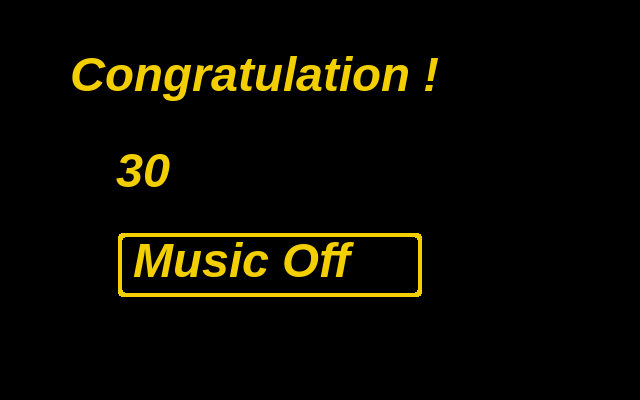
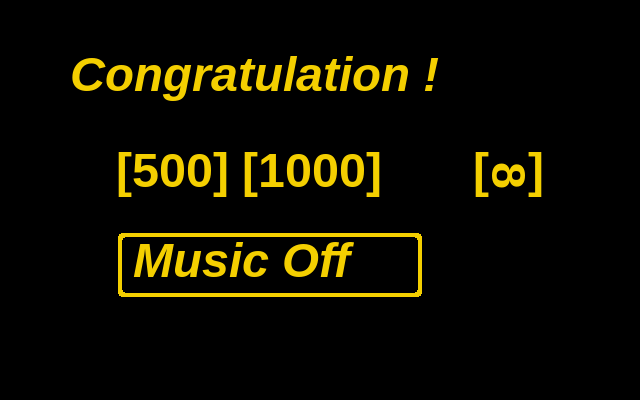
Comparing the layer stacks of the two (640, 400) images. Changes:
renamed "30" to "[500] [1000] [ ]", painted on it over [116, 152, 542, 197]
painted on "Calque" over [475, 152, 542, 197]
